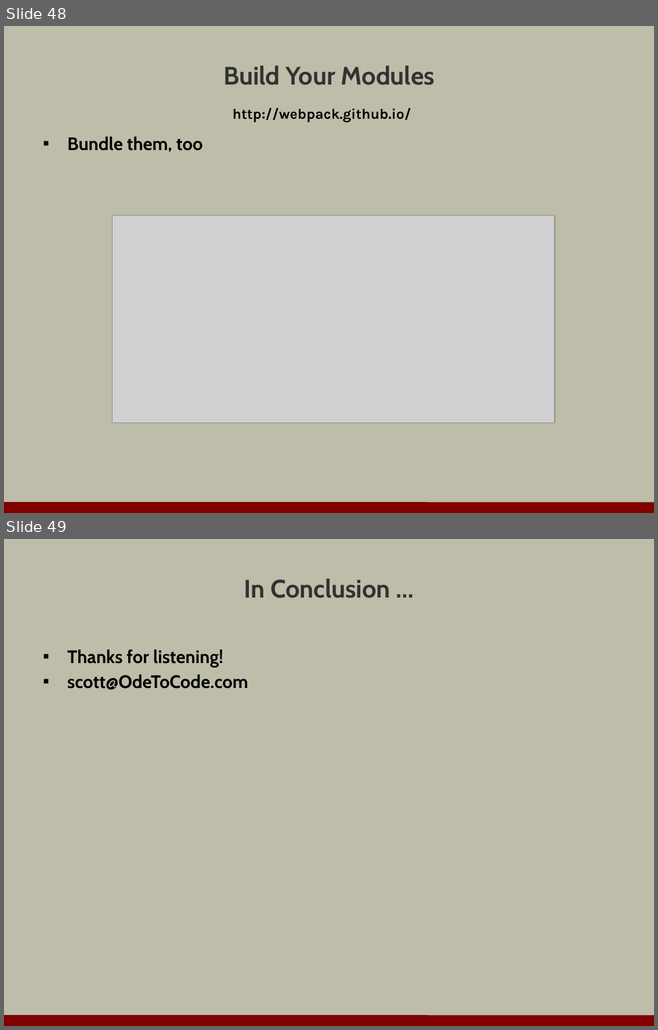
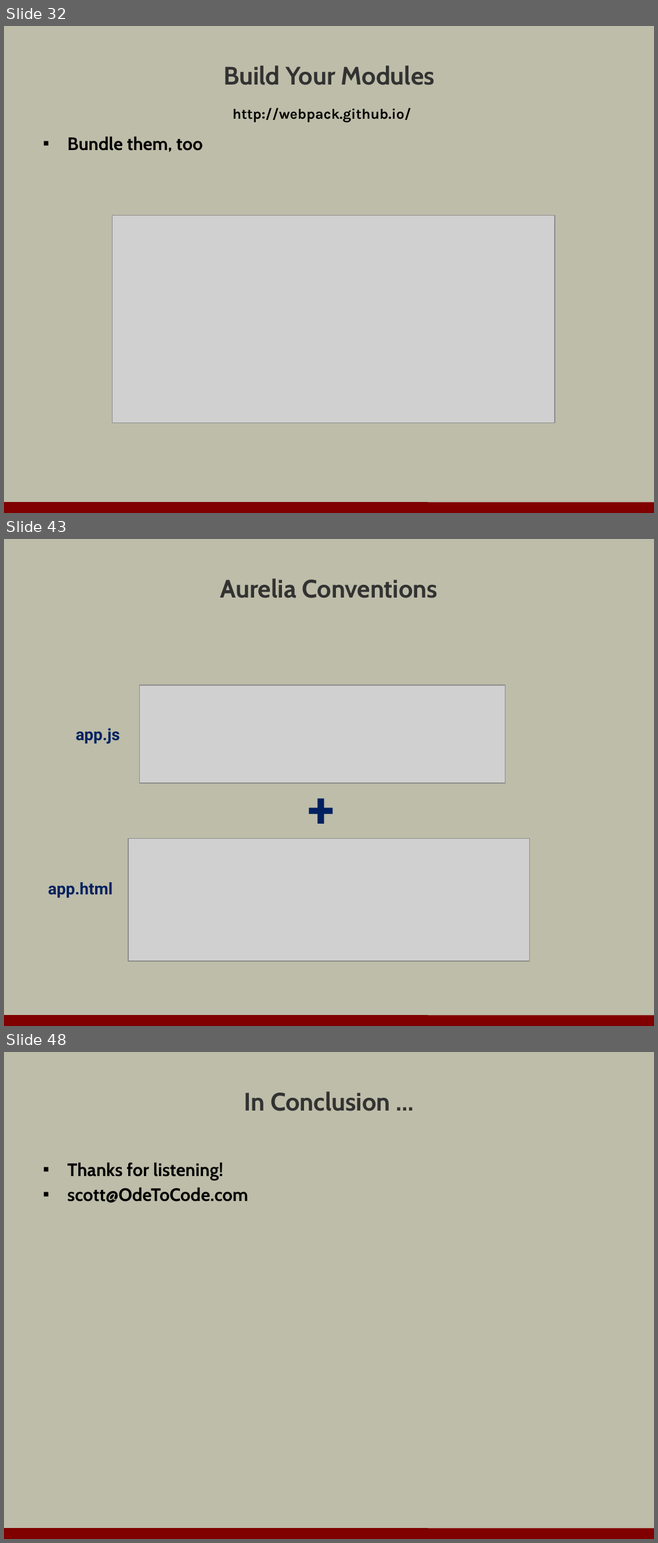
Before and after one commit to OdeToCode/classes, a slide deck: assorted/evolution_of_js.pptx. Shown one above the other, each under a label of ours: slides 48 and 49 before the commit, slides 32, 43 and 48 after it; the slides between them are not shown. The pictures are 658x1030 and 658x1543 pixels, drawn with LibreOffice and Linux fonts; fonts in the diff are those of the drawing; grey boxes stand for pictures; background and template pictures are left out. Boxes give left, top, right and bottom in pixels: in the first picture for what was removed or moved away, otherwise in the second. Text is boxed around its words. In the diff, an @@ line names an element or a change of style, - is before the commit and + after.

```diff
--- a/assorted/evolution_of_js.pptx
+++ b/assorted/evolution_of_js.pptx
@@ slide 43 added at (4,539,654,1026), background #BDBDA9; not listed: 1 template element that a slide beside it also shows @@
@@ title added at (220,578,438,598), 28 pt, text #323232, bold @@
+Aurelia Conventions
@@ picture added at (139,685,504,783) @@
@@ text added at (76,728,120,744), 18 pt, text #002060, bold @@
+app.js
@@ text added at (301,776,343,842), 54 pt, text #002060, bold @@
++
@@ picture added at (128,838,529,961) @@
@@ text added at (48,882,112,898), 18 pt, text #002060, bold @@
+app.html
@@ what was slide 48 is now slide 32 @@
@@ what was slide 49 is now slide 48 @@
```
Also in this commit, not shown: 2 slides changed, 15 other slides added, 17 slides removed.
